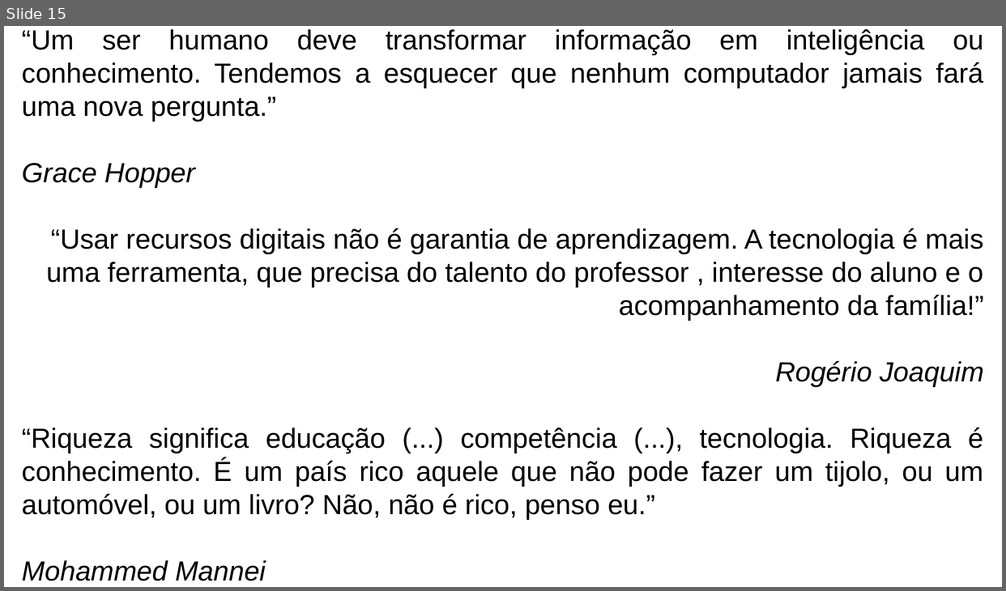
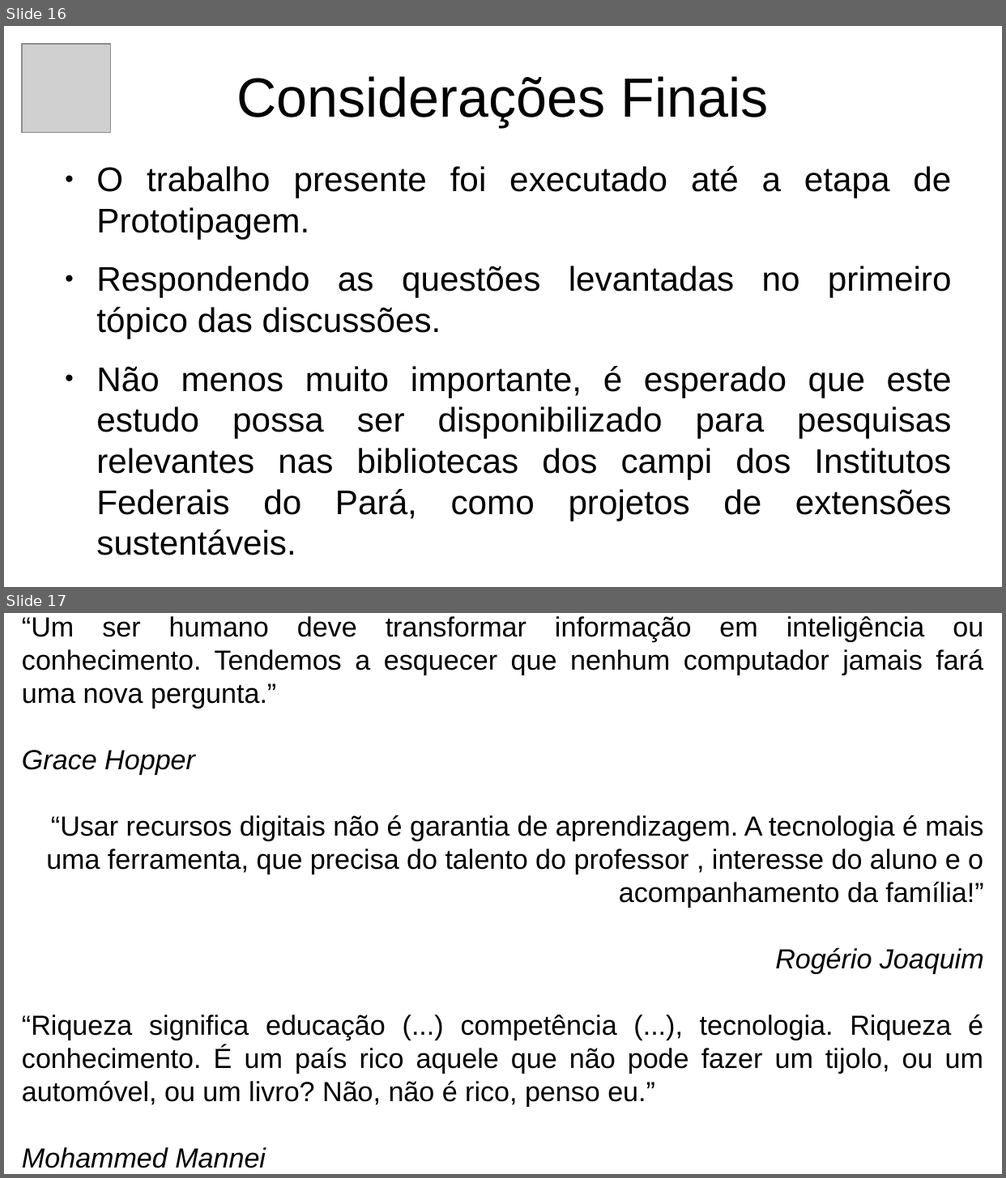
Before and after one commit to DarkCells/PySysbone, a slide deck: Apresentação_Defesa.odp. Shown one above the other, each under a label of ours: slide 15 before the commit, slides 16 and 17 after it. The pictures are 1006x591 and 1006x1178 pixels, drawn with LibreOffice and Linux fonts; fonts in the diff are those of the drawing; grey boxes stand for pictures. Boxes give left, top, right and bottom in pixels: in the first picture for what was removed or moved away, otherwise in the second. Text is boxed around its words. In the diff, an @@ line names an element or a change of style, - is before the commit and + after.

Commit message:
commit final para defesa

```diff
--- a/Apresentação_Defesa.odp
+++ b/Apresentação_Defesa.odp
@@ slide 16 added at [4, 26, 1002, 587], background #FFFFFF @@
@@ picture added at [22, 44, 111, 133] @@
@@ title added at [236, 76, 769, 127], 44 pt, text #000000 @@
+Considerações Finais
@@ text added at [96, 166, 952, 556], 27.2 pt, text #000000 @@
+● O trabalho presente foi executado até a etapa de Prototipagem.
+● Respondendo as questões levantadas no primeiro tópico das discussões.
+● Não menos muito importante, é esperado que este estudo possa ser disponibilizado para pesquisas relevantes nas bibliotecas dos campi dos Institutos Federais do Pará, como projetos de extensões sustentáveis.
@@ what was slide 15 is now slide 17 @@
```
Also in this commit, not shown: 3 slides changed, 13 other slides added, 12 slides removed, 17 other files.
